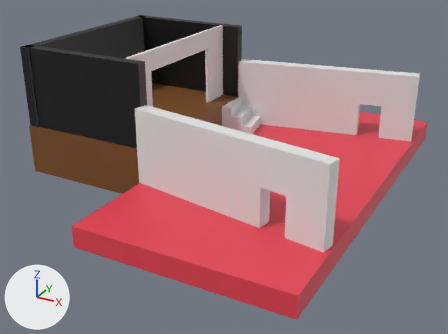
What one commit did to the Blender file BlenderProjects/Level.blend.
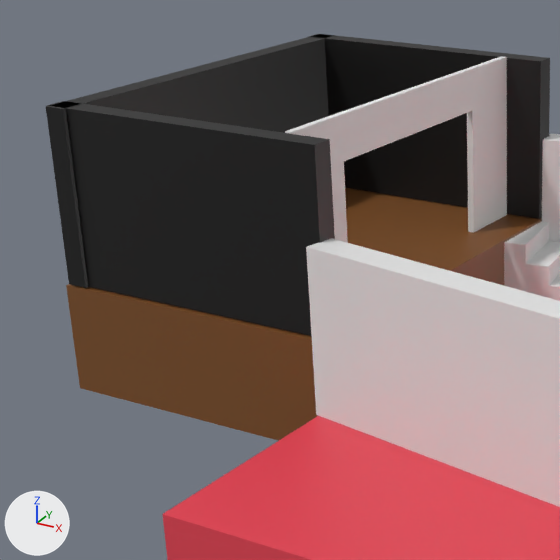
Each version appears first whole from a 50 mm camera at (22.5, -53.2, 24.9) aimed at (-5.7, -1.9, -0.7), and next in a close-up on the part from 0% to 55% of the width and 0% to 74% of the height. The lights are fixed; the arrows at lower left show +X, +Y and +Z.

Names of what the first close-up shows: 'Cube', 'Cube.001', 'Floor', 'Portal 1', 'Stage Floor', 'Stage Wall', 'Stage Wall back', 'Stairs right', 'stage Wall'.
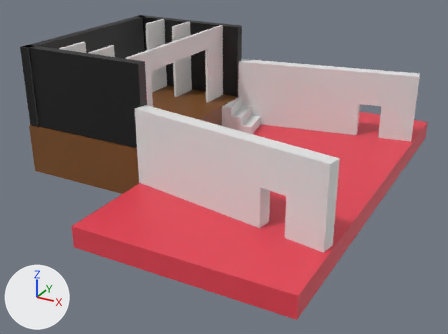
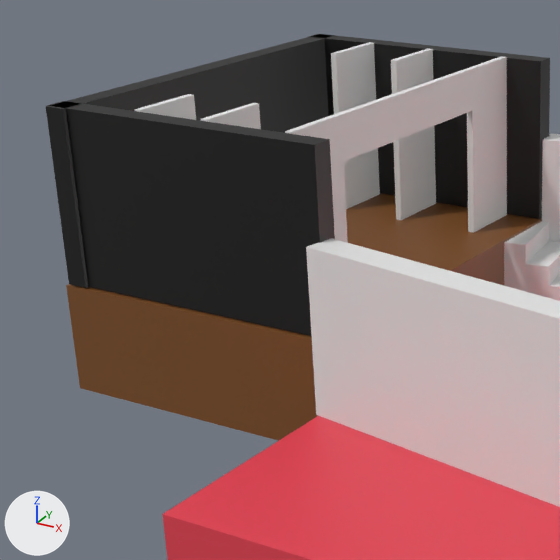
Commit message: level tweaks curtains test

What differs and where, as boxes (x1, y1, x2, y2) in the close-ups (560 x 560 px):
'Portal 1.001', added: after (201, 49, 436, 220)
'Portal 1.002', added: after (134, 42, 380, 209)

Patch to the scene script:
```diff
--- a/BlenderProjects/Level.blend.py
+++ b/BlenderProjects/Level.blend.py
@@ me_cube_012 @@
+me_cube_012.from_pydata([(-0.16, -8.87, 0.0), (-0.16, -5.41, 0.0), (0.16, -8.87, 0.0), (0.16, -5.41, 0.0), (-0.16, -8.87, 6.2), (-0.16, -5.41, 6.2), (0.16, -5.41, 6.2), (0.16, -8.87, 6.2), (-0.16, -8.87, 8.2), (-0.16, -5.41, 8.2), (0.16, -5.41, 8.2), (0.16, -8.87, 8.2)], [], [(1, 5, 6, 3), (3, 6, 7, 2), (2, 7, 4, 0), (1, 3, 2, 0), (10, 9, 8, 11), (7, 6, 10, 11), (5, 4, 8, 9), (4, 7, 11, 8), (6, 5, 9, 10), (0, 4, 5, 1)])
@@ ob_portal_1_002 @@
+ob_portal_1_002 = bpy.data.objects.new('Portal 1.002', me_cube_012)
+ob_portal_1_002.location = (-19.94, 0.17, 3.1)
+_m = ob_portal_1_002.modifiers.new('Mirror', 'MIRROR')
+_m.use_axis = (False, True, False)
+_m.merge_threshold = 0.1
@@ ob_portal_1_001 @@
+ob_portal_1_001 = bpy.data.objects.new('Portal 1.001', me_cube_012.copy())
+ob_portal_1_001.location = (-16.34, 0.17, 3.1)
+_m = ob_portal_1_001.modifiers.new('Mirror', 'MIRROR')
+_m.use_axis = (False, True, False)
+_m.merge_threshold = 0.1
```
